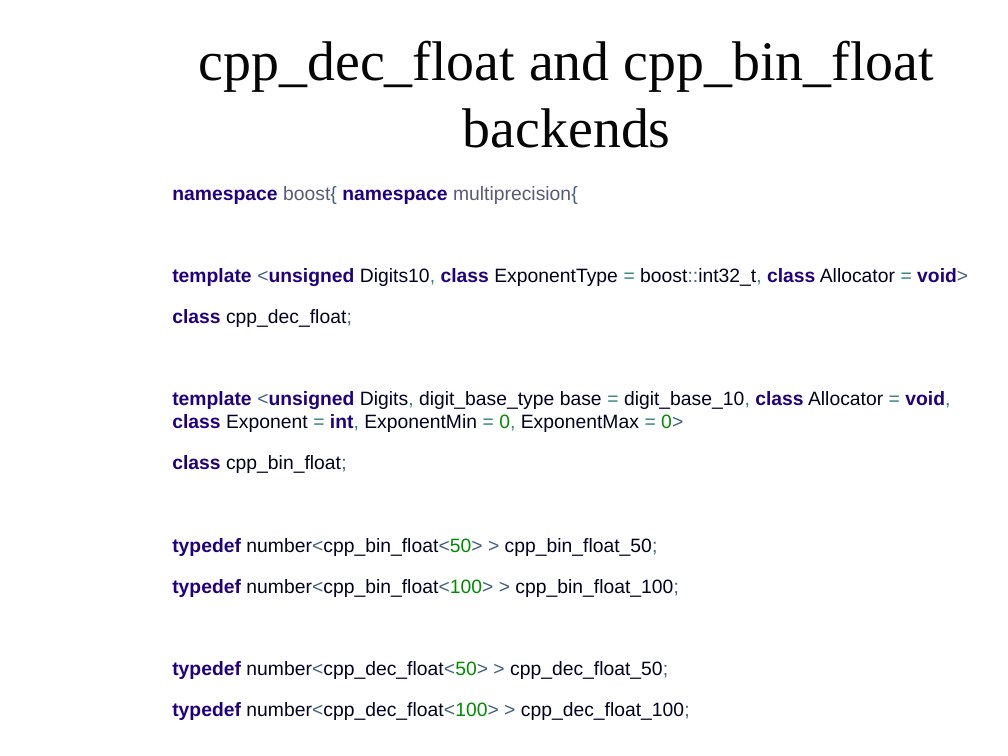
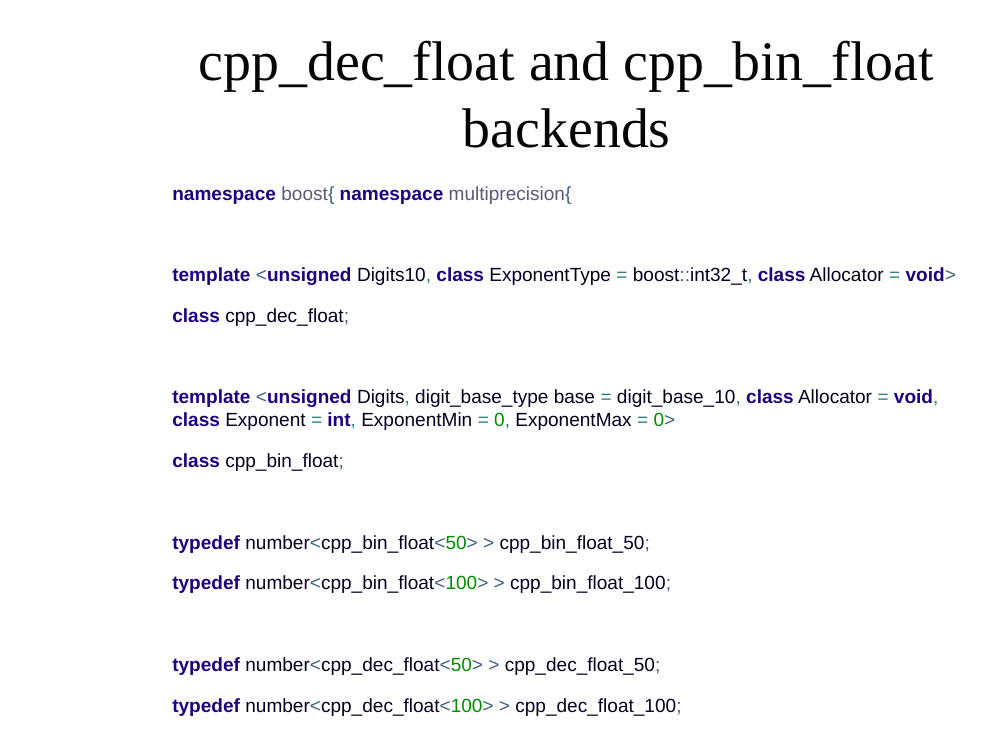
Before and after one commit to AntonBikineev/gmp_presentation_examples, a slide deck: slide 6 of GMPpresentation.odp. Drawn at 1008x756 pixels with LibreOffice and Linux fonts; fonts in the diff are those of the drawing; background and template pictures are left out. Boxes give left, top, right and bottom in pixels: in the first picture for what was removed or moved away, otherwise in the second. Text is boxed around its words. In the diff, an @@ line names an element or a change of style, - is before the commit and + after.

```diff
--- a/GMPpresentation.odp
+++ b/GMPpresentation.odp
@@ text "namespace boost{ namespace multiprecision{" at <box>172,186,956,716</box>: size 15.2 to 15 pt @@
```
Also in this commit, not shown: 8 other slides changed, 5 slides added, 1 slide removed, 2 other files.
